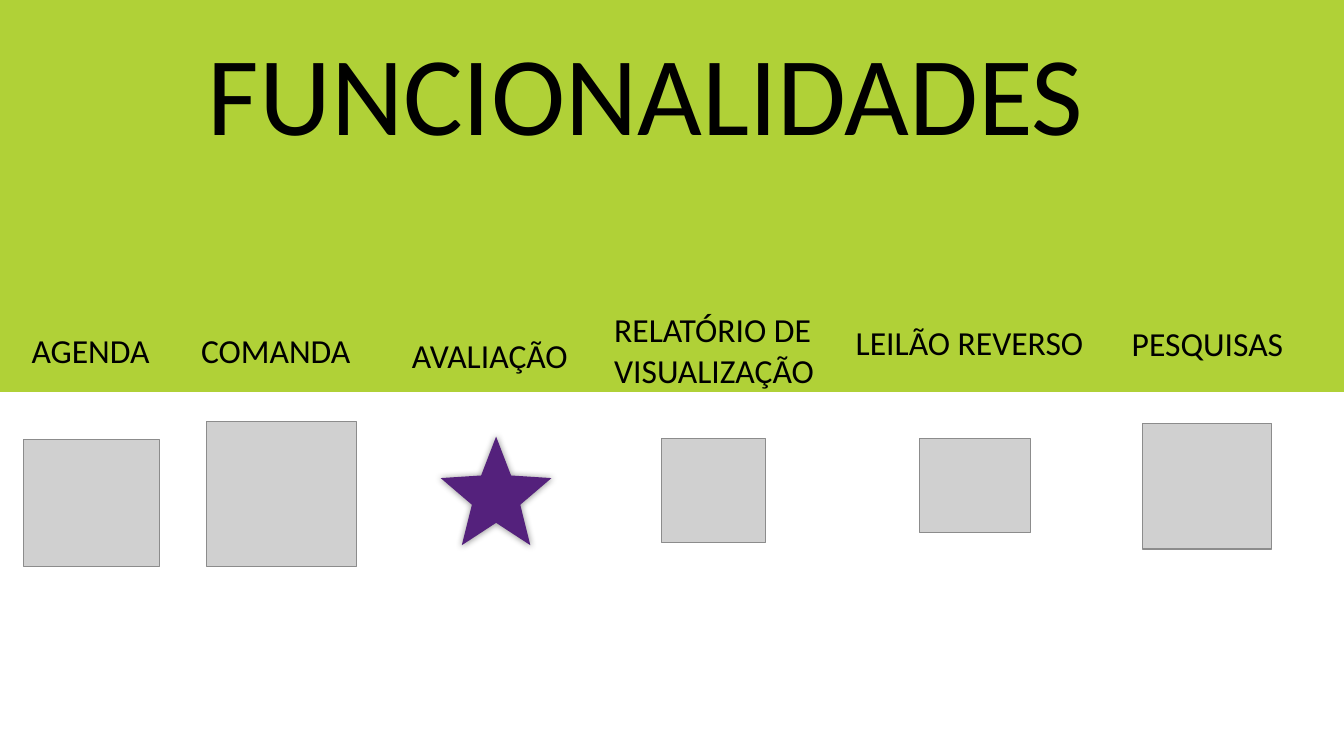
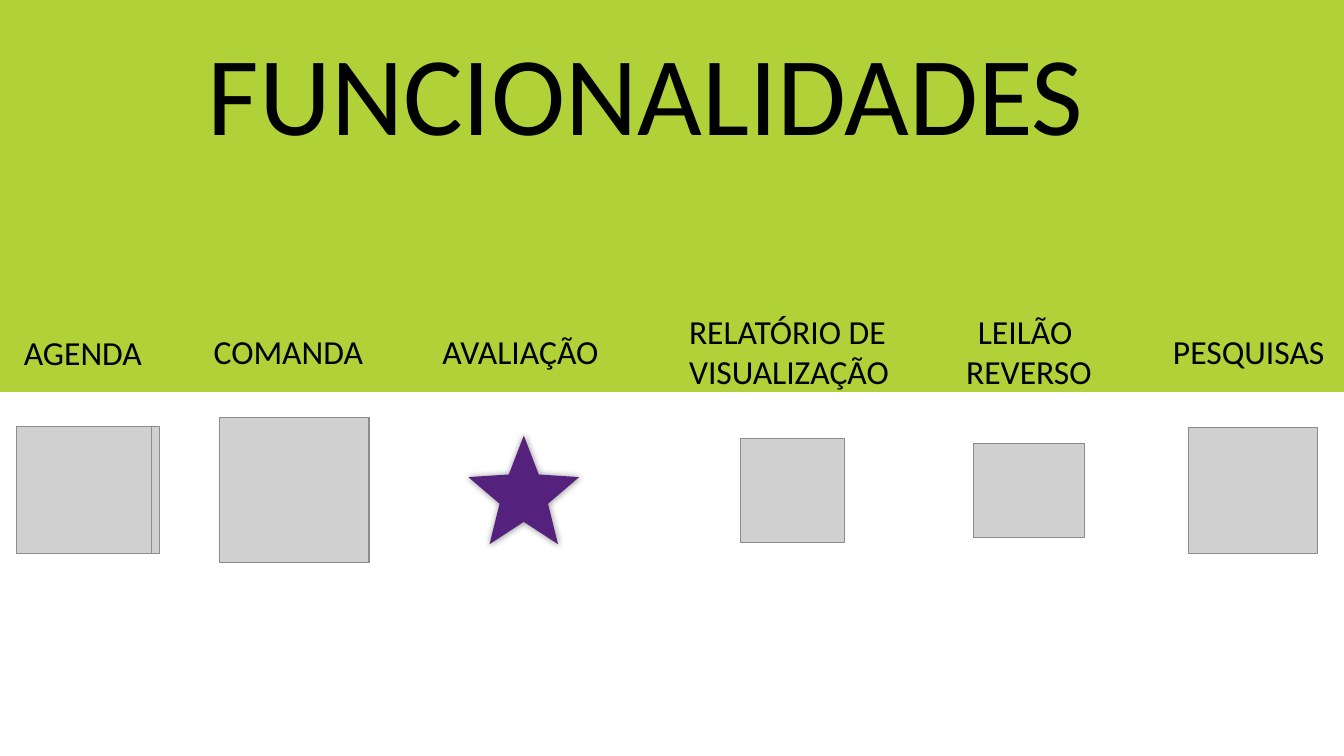
Before and after one commit to sofialunkes/d2vs, a slide deck: slide 3 of Apresentações/Prévia_1_-_2_08_2016.pptx. Drawn at 1344x756 pixels with LibreOffice and Linux fonts; fonts in the diff are those of the drawing; grey boxes stand for pictures. Boxes give left, top, right and bottom in pixels: in the first picture for what was removed or moved away, otherwise in the second. Text is boxed around its words. In the diff, an @@ line names an element or a change of style, - is before the commit and + after.

```diff
--- a/Apresentações/Prévia_1_-_2_08_2016.pptx
+++ b/Apresentações/Prévia_1_-_2_08_2016.pptx
@@ text "COMANDA": place and size @@
-text "COMANDA" at [201,341,350,364]
+text "COMANDA" at [214,342,363,365]
@@ text "AVALIAÇÃO": place and size @@
-text "AVALIAÇÃO" at [412,341,568,374]
+text "AVALIAÇÃO" at [442,337,598,370]
@@ text "RELATÓRIO DE VISUALIZAÇÃO": place and size @@
-text "RELATÓRIO DE VISUALIZAÇÃO" at [614,315,814,389]
+text "RELATÓRIO DE VISUALIZAÇÃO" at [689,317,889,393]
@@ text "LEILÃO REVERSO": place and size @@
-text "LEILÃO REVERSO" at [856,328,1084,356]
+text "LEILÃO REVERSO" at [966,317,1092,393]
@@ text "LEILÃO REVERSO" at [966,317,1092,393]: alignment left to centre @@
@@ text "PESQUISAS": place and size @@
-text "PESQUISAS" at [1132,334,1283,361]
+text "PESQUISAS" at [1173,342,1324,369]
@@ text "AGENDA": place and size @@
-text "AGENDA" at [32,341,150,364]
+text "AGENDA" at [24,343,142,366]
@@ picture: place and size @@
-picture at [207,421,356,567]
+picture at [220,417,369,563]
@@ picture added at [16,426,151,554] @@
@@ picture: place and size @@
-picture at [24,440,159,567]
+picture at [24,426,159,554]
@@ star: place and size @@
-star at [443,439,549,543]
+star at [470,438,577,542]
@@ picture: place and size @@
-picture at [661,439,766,542]
+picture at [740,439,845,542]
@@ picture: place and size @@
-picture at [920,439,1030,532]
+picture at [974,444,1085,537]
@@ picture: place and size @@
-picture at [1143,423,1272,549]
+picture at [1190,427,1319,554]
```
Also in this commit, not shown: 1 slide added, 1 slide removed.
